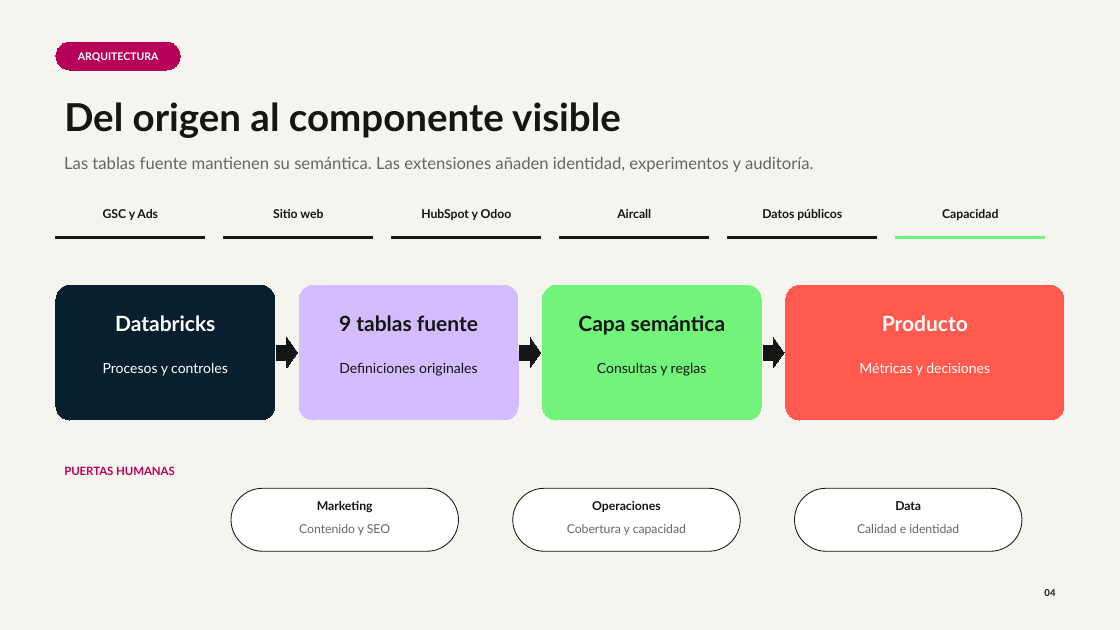
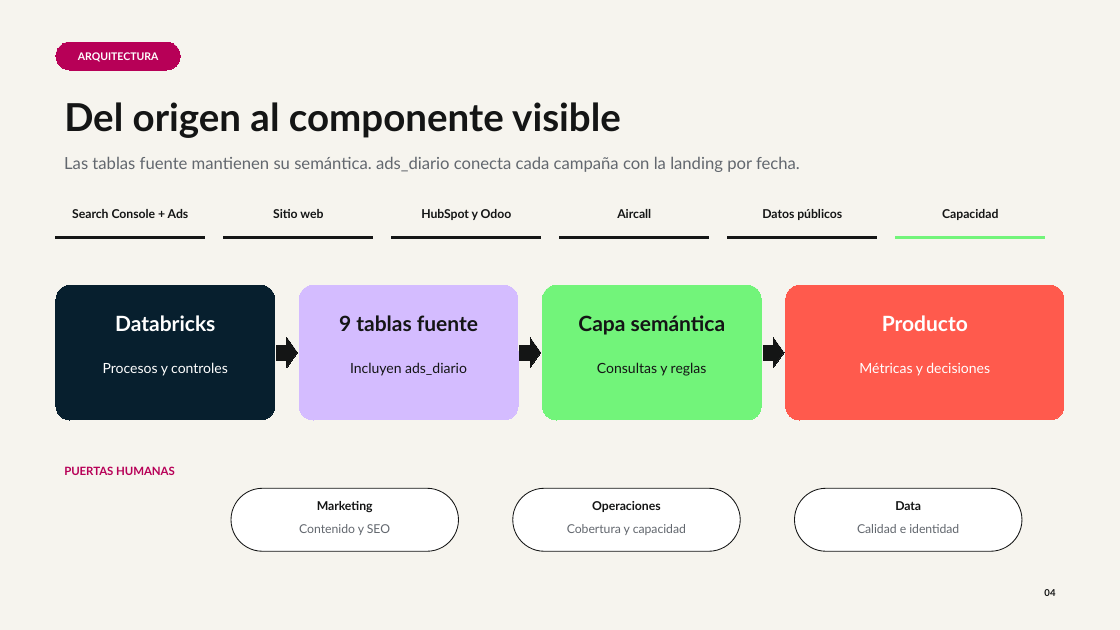
Before and after one commit to haykbit/qida-growth-intelligence, a slide deck: slide 4 of docs/product/qida-growth-intelligence.pptx. Drawn at 1120x630 pixels with LibreOffice and Linux fonts; fonts in the diff are those of the drawing. Boxes give left, top, right and bottom in pixels: in the first picture for what was removed or moved away, otherwise in the second. Text is boxed around its words. In the diff, an @@ line names an element or a change of style, - is before the commit and + after.

```diff
--- a/docs/product/qida-growth-intelligence.pptx
+++ b/docs/product/qida-growth-intelligence.pptx
@@ text at bbox=[64, 157, 800, 172]: text changed @@
-Las tablas fuente mantienen su semántica. Las extensiones añaden identidad, experimentos y auditoría.
+Las tablas fuente mantienen su semántica. ads_diario conecta cada campaña con la landing por fecha.
@@ text at bbox=[72, 209, 189, 218]: text changed @@
-GSC y Ads
+Search Console + Ads
@@ text at bbox=[350, 362, 467, 376]: text changed @@
-Definiciones originales
+Incluyen ads_diario
```
Also in this commit, not shown: 2 other slides changed, 1 other file.
